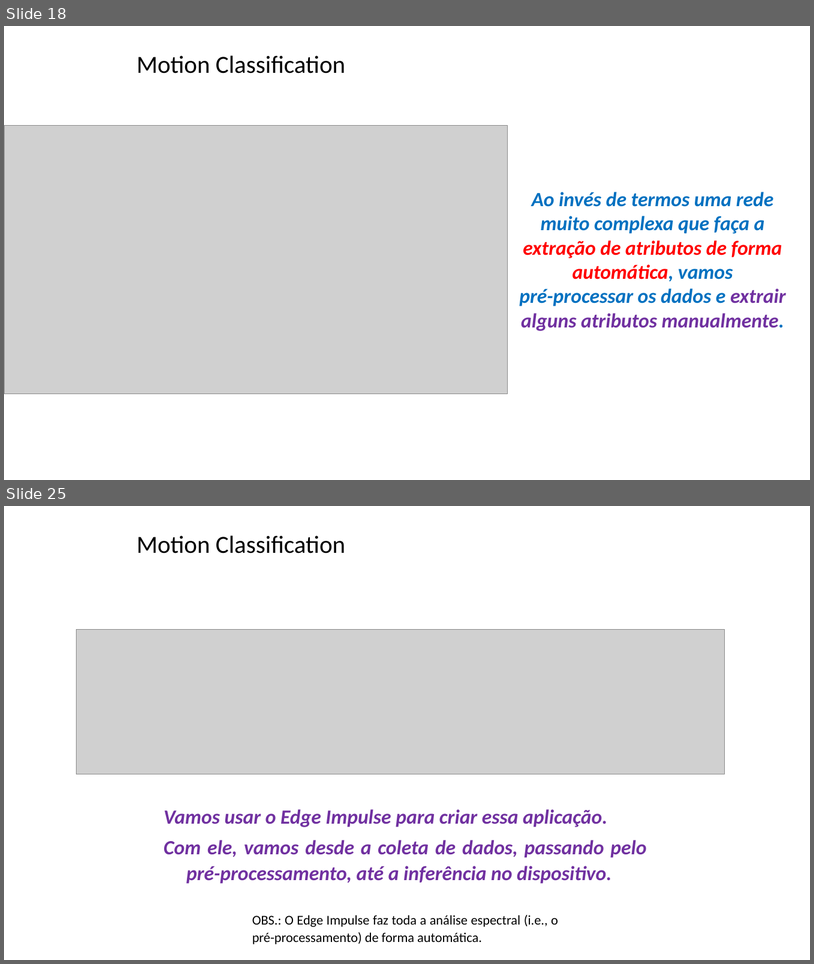
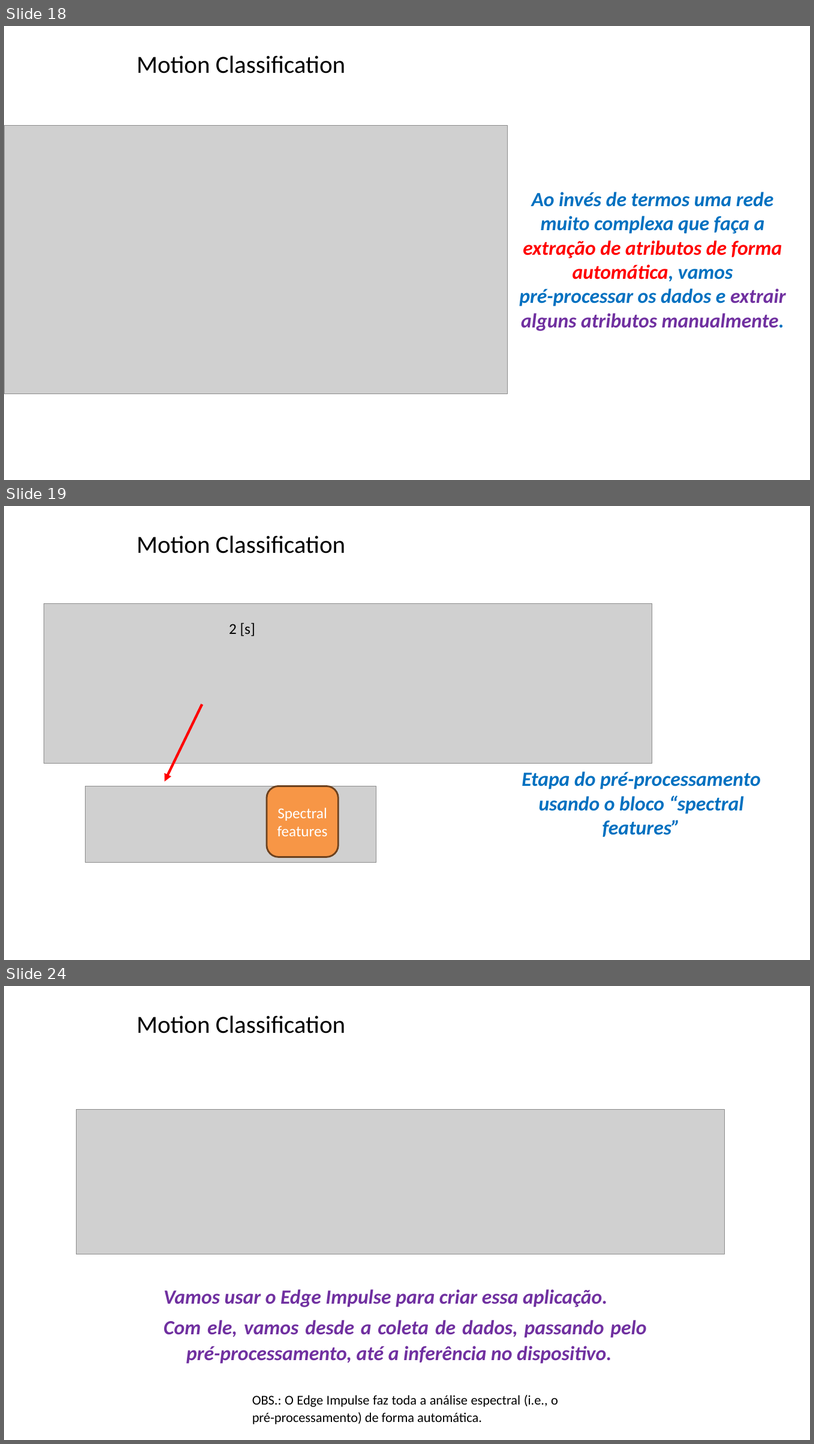
Before and after one commit to zz4fap/tp557-iot-ml, a slide deck: slides/TP557_15_classificação de movimentos.pptx. Shown one above the other, each under a label of ours: slides 18 and 25 before the commit, slides 18, 19 and 24 after it; the slides between them are not shown. The pictures are 814x964 and 814x1444 pixels, drawn with LibreOffice and Linux fonts; fonts in the diff are those of the drawing; grey boxes stand for pictures; background and template pictures are left out. Boxes give left, top, right and bottom in pixels: in the first picture for what was removed or moved away, otherwise in the second. Text is boxed around its words. In the diff, an @@ line names an element or a change of style, - is before the commit and + after.

```diff
--- a/slides/TP557_15_classificação de movimentos.pptx
+++ b/slides/TP557_15_classificação de movimentos.pptx
@@ slide 19 added at [4,506,810,960], background picture (left out) @@
@@ title added at [137,535,345,553], 29.3 pt, text #000000 @@
+Motion Classification
@@ picture added at [44,603,653,763] @@
@@ text added at [229,622,255,636], 18 pt, text #000000 @@
+2 [s]
@@ arrow added from (203, 705) to (165, 781), #FF0000 3 pt @@
@@ text added at [522,771,761,837], 24 pt, text #0070C0, bold, italic @@
+Etapa do pré-processamento usando o bloco “spectral features”
@@ picture added at [85,786,376,862] @@
@@ rounded rectangle added at [267,786,338,857], fill #F79646, outline #6C421F 2 pt, 18 pt, text #FFFFFF @@
+Spectral
+features
@@ what was slide 25 is now slide 24 @@
```
Also in this commit, not shown: 1 slide changed, 5 other slides added, 1 other file.
